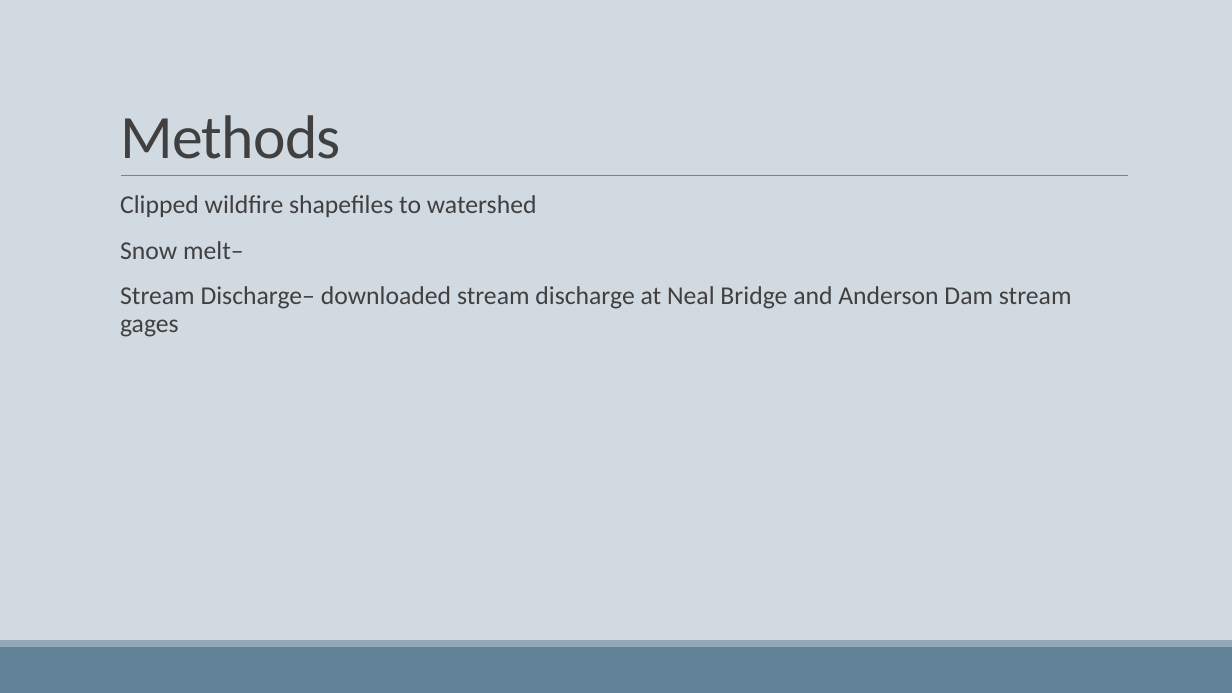
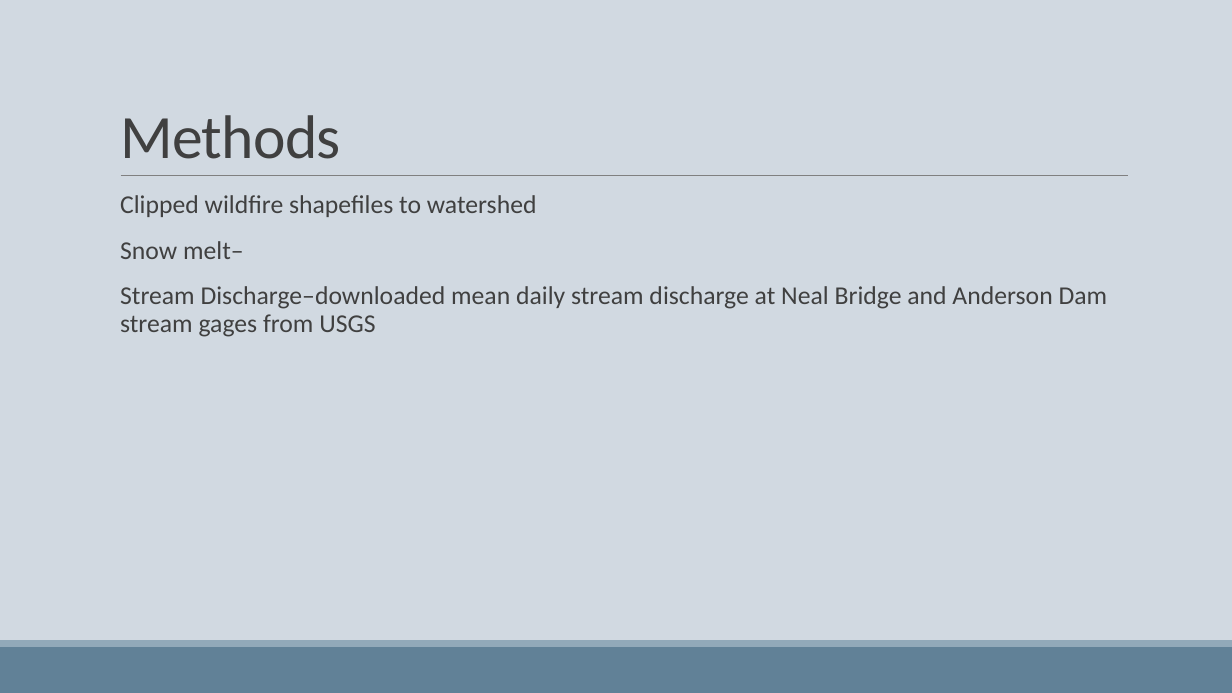
Before and after one commit to woz22/thesis, a slide deck: slide 4 of courses/geog475_pres.pptx. Drawn at 1232x693 pixels with LibreOffice and Linux fonts; fonts in the diff are those of the drawing. Boxes give left, top, right and bottom in pixels: in the first picture for what was removed or moved away, otherwise in the second. Text is boxed around its words. In the diff, an @@ line names an element or a change of style, - is before the commit and + after.

```diff
--- a/courses/geog475_pres.pptx
+++ b/courses/geog475_pres.pptx
@@ text at (x1=120, y1=286, x2=1108, y2=337): text changed @@
-  Stream Discharge– downloaded stream discharge at Neal Bridge and Anderson Dam stream gages
+  Stream Discharge–downloaded mean daily stream discharge at Neal Bridge and Anderson Dam stream gages from USGS
```
Also in this commit, not shown: 1 other slide changed, 5 slides added, 2 slides removed, 7 other files.
